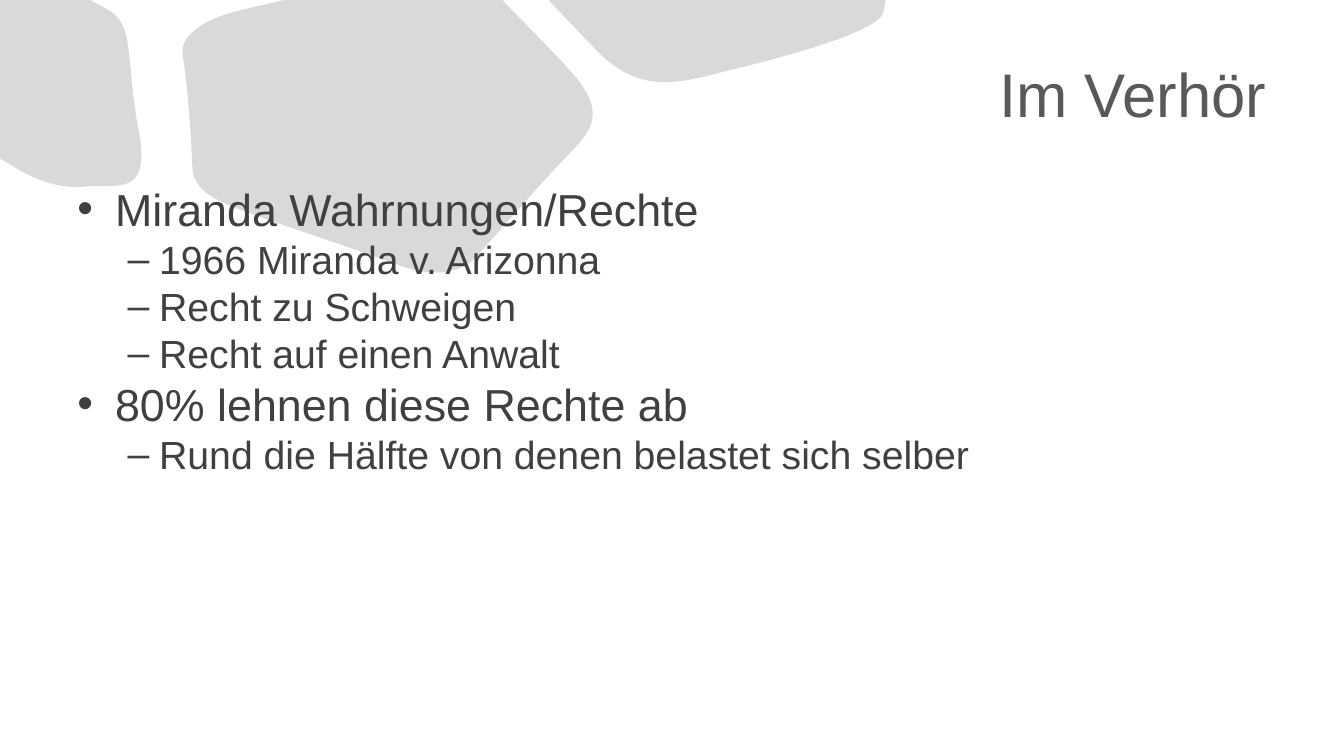
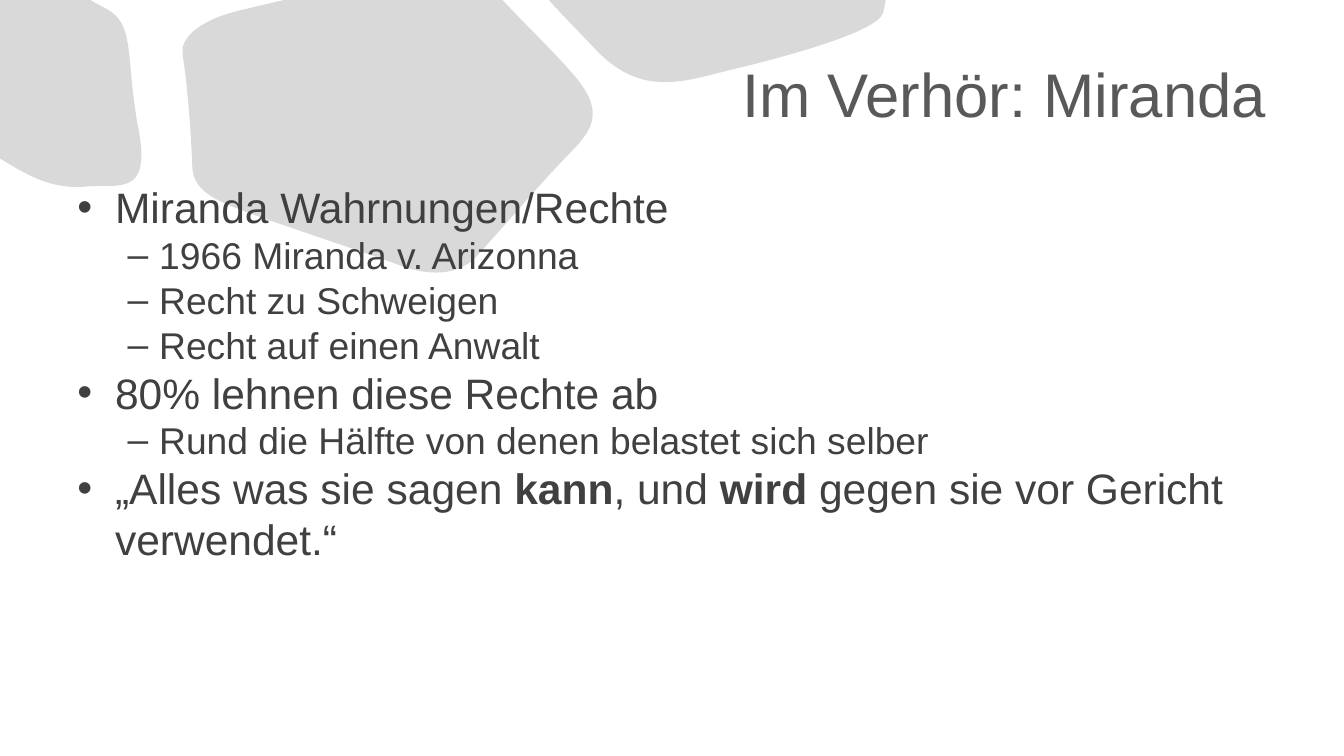
Before and after one commit to MAA28/Abi, a slide deck: slide 5 of Seminarfach/Präsentation.pptx (slide 4 before the commit). Drawn at 1344x756 pixels with LibreOffice and Linux fonts; fonts in the diff are those of the drawing. Boxes give left, top, right and bottom in pixels: in the first picture for what was removed or moved away, otherwise in the second. Text is boxed around its words. In the diff, an @@ line names an element or a change of style, - is before the commit and + after.

```diff
--- a/Seminarfach/Präsentation.pptx
+++ b/Seminarfach/Präsentation.pptx
@@ title at <box>742,72,1265,118</box>: text changed @@
-Im Verhör
+Im Verhör: Miranda
@@ text at <box>115,192,928,455</box>: size 32 to 30.4 pt in "Miranda Wahrnungen/Rechte", "80% lehnen diese Rechte ab"; size 28 to 26.6 pt in "1966 Miranda v. Arizonna", "Recht zu Schweigen", "Recht auf einen Anwalt", "Rund die Hälfte von denen belastet sich ..." @@
@@ text at <box>115,473,1223,556</box>: paragraph added @@
+• „Alles was sie sagen kann, und wird gegen sie vor Gericht verwendet.“
```
Also in this commit, not shown: 3 other slides changed, 5 slides added.
